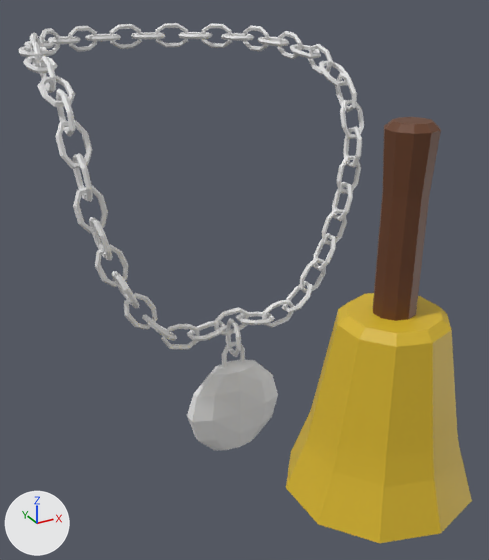
A saved change to the Blender file assets/3d Assets/Artifacts/Orignal Artifacts Assets/Bell.blend.
One viewpoint serves both versions: a 50 mm camera at (-5.23, -9.93, 4.82) aimed at (0.1, -0.25, -0.02). Lighting does not change. The marker at lower left points along +X, +Y and +Z. The picture after the commit comes second.

Before the edit, the objects in view are built like this:
```python
ob_cylinder_cylinder_001 = bpy.data.objects.new('Cylinder_Cylinder.001', me_cylinder_cylinder_001)
ob_cylinder_cylinder_001.location = (0.0, -4.24, -1.41)
ob_cylinder_cylinder_001.rotation_euler = (1.571, 0.0, 0.0)  # degrees (90, 0, 0)
ob_cylinder_cylinder_001.scale = (32.8, 32.8, 32.8)
ob_nurbscurve = bpy.data.objects.new('NurbsCurve', cu_nurbscurve)
ob_nurbscurve.location = (0.0, 0.0, -1.436)
ob_nurbscurve.scale = (2.59, 2.59, 2.59)
ob_sphere = bpy.data.objects.new('Sphere', me_sphere)
ob_sphere.location = (0.0, 0.03, -2.78)
ob_torus_001 = bpy.data.objects.new('Torus.001', me_torus_001)
ob_torus_001.location = (0.0, 0.01, -1.44)
ob_torus_002 = bpy.data.objects.new('Torus.002', me_torus_002)
ob_torus_002.location = (0.0, 0.02, -1.28)
ob_torus_002.rotation_euler = (1.571, 0.0, 1.571)  # degrees (90, 0, 90)
ob_torus_003 = bpy.data.objects.new('Torus.003', me_torus_003)
ob_torus_003.location = (0.0, 0.02, -1.73)
ob_torus_003.rotation_euler = (1.571, 0.0, 0.0)  # degrees (90, 0, 0)
```
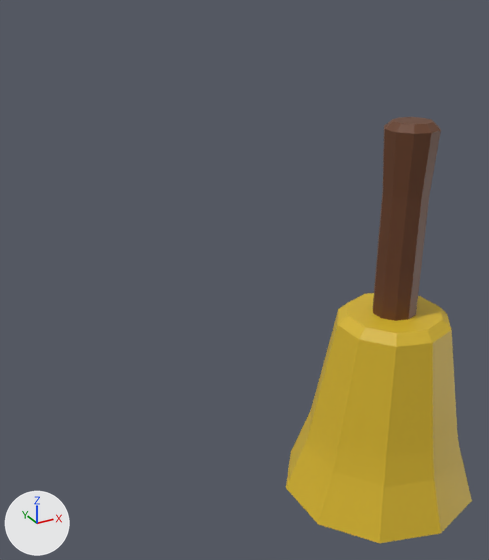
ob_nurbscurve is not drawn itself; it is used by a modifier of ob_torus_001.

The newer file is also rescaled (x0.788), turned or shifted as a whole; pictures and numbers use the older file's frame.

Where the change shows, as pixel boxes [x1, y1, x2, y2] in the pictures (489 x 560 px):
```json
{"object": "Torus.001", "change": "deleted", "before": [19, 23, 364, 350]}
{"object": "Sphere", "change": "deleted", "before": [187, 359, 278, 450]}
{"object": "Torus.002", "change": "deleted", "before": [226, 318, 241, 357]}
{"object": "Torus.003", "change": "deleted", "before": [222, 341, 245, 368]}
```

The change, as JSON lines over the scene's bpy script:
```json
{"op": "remove", "block": "ob_torus_001", "code": ["ob_torus_001 = bpy.data.objects.new('Torus.001', me_torus_001)", "ob_torus_001.location = (0.0, 0.01, -1.44)", "_m = ob_torus_001.modifiers.new('Array.001', 'ARRAY')", "_m.fit_type = 'FIT_CURVE'", "_m.count = 35", "_m.curve = ob_nurbscurve", "_m.relative_offset_displace = (0.0, -0.7, 0.0)", "_m.use_object_offset = True", "_m.offset_object = ob_empty", "_m = ob_torus_001.modifiers.new('Curve', 'CURVE')", "_m.object = ob_nurbscurve", "_m.deform_axis = 'NEG_Y'"]}
{"op": "remove", "block": "ob_nurbscurve", "code": ["ob_nurbscurve = bpy.data.objects.new('NurbsCurve', cu_nurbscurve)", "ob_nurbscurve.location = (0.0, 0.0, -1.436)", "ob_nurbscurve.scale = (2.59, 2.59, 2.59)"]}
{"op": "remove", "block": "ob_torus_002", "code": ["ob_torus_002 = bpy.data.objects.new('Torus.002', me_torus_002)", "ob_torus_002.location = (0.0, 0.02, -1.28)", "ob_torus_002.rotation_euler = (1.571, 0.0, 1.571)  # degrees (90, 0, 90)", "_m = ob_torus_002.modifiers.new('Array.001', 'ARRAY')", "_m.fit_type = 'FIT_CURVE'", "_m.count = 35", "_m.relative_offset_displace = (0.0, -0.7, 0.0)", "_m.use_object_offset = True", "_m = ob_torus_002.modifiers.new('Curve', 'CURVE')", "_m.deform_axis = 'NEG_Y'"]}
{"op": "remove", "block": "ob_torus_003", "code": ["ob_torus_003 = bpy.data.objects.new('Torus.003', me_torus_003)", "ob_torus_003.location = (0.0, 0.02, -1.73)", "ob_torus_003.rotation_euler = (1.571, 0.0, 0.0)  # degrees (90, 0, 0)", "_m = ob_torus_003.modifiers.new('Array.001', 'ARRAY')", "_m.fit_type = 'FIT_CURVE'", "_m.count = 35", "_m.relative_offset_displace = (0.0, -0.7, 0.0)", "_m.use_object_offset = True", "_m = ob_torus_003.modifiers.new('Curve', 'CURVE')", "_m.deform_axis = 'NEG_Y'"]}
{"op": "remove", "block": "ob_sphere", "code": ["ob_sphere = bpy.data.objects.new('Sphere', me_sphere)", "ob_sphere.location = (0.0, 0.03, -2.78)"]}
```
